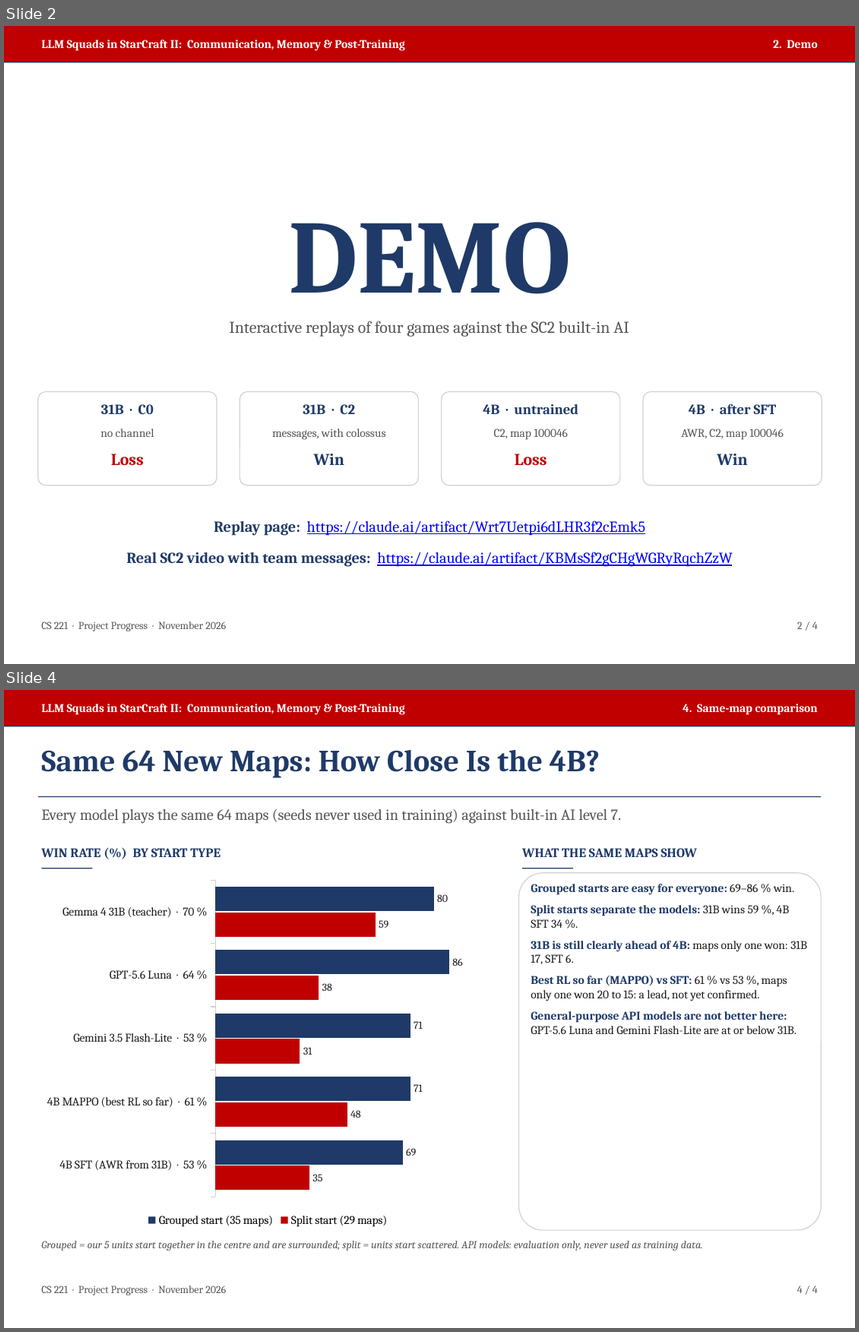
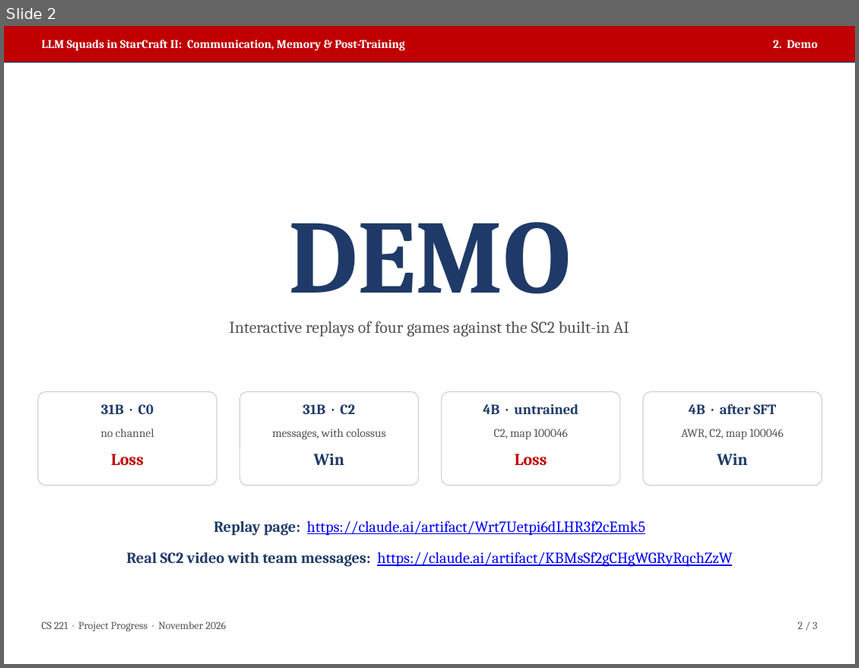
Before and after one commit to para2046/cs221-llm-squads, a slide deck: report/cs221_progress_slides.pptx. Shown one above the other, each under a label of ours: slides 2 and 4 before the commit, slide 2 after it; the slides between them are not shown. The pictures are 859x1332 and 859x668 pixels, drawn with LibreOffice and Linux fonts; fonts in the diff are those of the drawing. Boxes give left, top, right and bottom in pixels: in the first picture for what was removed or moved away, otherwise in the second. Text is boxed around its words. In the diff, an @@ line names an element or a change of style, - is before the commit and + after.

```diff
--- a/report/cs221_progress_slides.pptx
+++ b/report/cs221_progress_slides.pptx
@@ slide 4 removed at [4,690,855,1328], background #FFFFFF @@
@@ rectangle removed at [4,690,855,726] @@
@@ text removed at [41,704,405,715] @@
-LLM Squads in StarCraft II: Communication, Memory & Post-Training
@@ text removed at [683,704,818,715] @@
-4. Same-map comparison
@@ rectangle removed at [4,726,855,726] @@
@@ text removed at [41,750,600,778] @@
-Same 64 New Maps: How Close Is the 4B?
@@ rectangle removed at [38,796,821,797] @@
@@ text removed at [41,809,622,824] @@
-Every model plays the same 64 maps (seeds never used in training) against built-in AI level 7.
@@ text removed at [41,848,221,857] @@
-WIN RATE (%) BY START TYPE
@@ text removed at [522,848,697,857] @@
-WHAT THE SAME MAPS SHOW
@@ rectangle removed at [41,868,92,869] @@
@@ rectangle removed at [522,868,573,869] @@
@@ bar chart removed at [38,873,498,1230] @@
-categories: 4B SFT (AWR from 31B)  ·  53 %, 4B MAPPO (best RL so far)  ·  61 %, Gemini 3.5 Flash-Lite  ·  53 %, GPT-5.6 Luna  ·  64 %, Gemma 4 31B (teacher)  ·  70 %
-Split start (29 maps): 34, 48, 31, 38, 59
-Grouped start (35 maps): 69, 71, 71, 86, 80
@@ rounded rectangle removed at [519,873,821,1230] @@
@@ text removed at [531,941,807,1034] @@
-Grouped starts are easy for everyone: 69–86 % win.
-Split starts separate the models: 31B wins 59 %, 4B SFT 34 %.
-31B is still clearly ahead of 4B: maps only one won: 31B 17, SFT 6.
-Best RL so far (MAPPO) vs SFT: 61 % vs 53 %, maps only one won 20 to 15: a lead, not yet confirmed.
-General-purpose API models are not better here: GPT-5.6 Luna and Gemini Flash-Lite are at or below 31B.
@@ text removed at [41,1241,703,1251] @@
-Grouped = our 5 units start together in the centre and are surrounded; split = units start scattered. API models: evaluation only, never used as training data.
@@ text removed at [41,1286,226,1296] @@
-CS 221 · Project Progress · November 2026
@@ text removed at [797,1286,818,1293] @@
-4 / 4
@@ slide 2 changed as well @@
@@ text at [798,622,817,629]: text changed @@
-2 / 4
+2 / 3
```
Also in this commit, not shown: 2 other slides changed, 2 other files.
